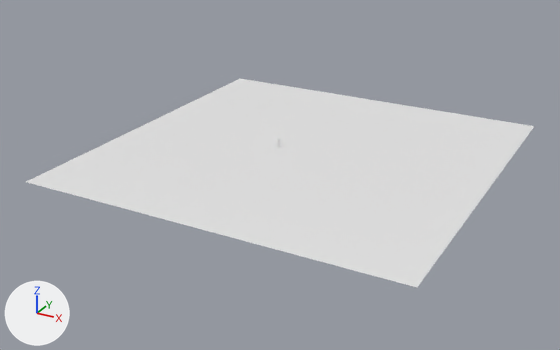
The Blender file Blender/BadWizard.blend, before and after one commit.
Both versions are drawn from a camera (50 mm lens) standing at (65.7, -128.7, 58.2) and looking at (-1.4, -6.7, -2.8). Every picture has the same lights, and +X, +Y and +Z are marked at lower left. The older version comes first.
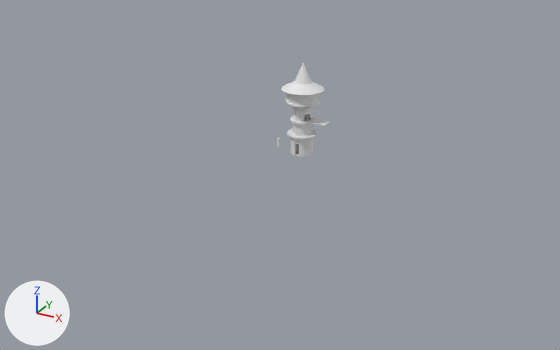
What the commit changed:
Object 'Tower.001' (ob_tower_001) is now shown.
Object 'Plane' (ob_plane) is now hidden.

What differs and where, as boxes (x1, y1, x2, y2) in the pictures (560 x 350 px):
'Plane', hidden
    before: (26, 79, 534, 287)
'Tower.001', shown
    after: (281, 63, 331, 157)
